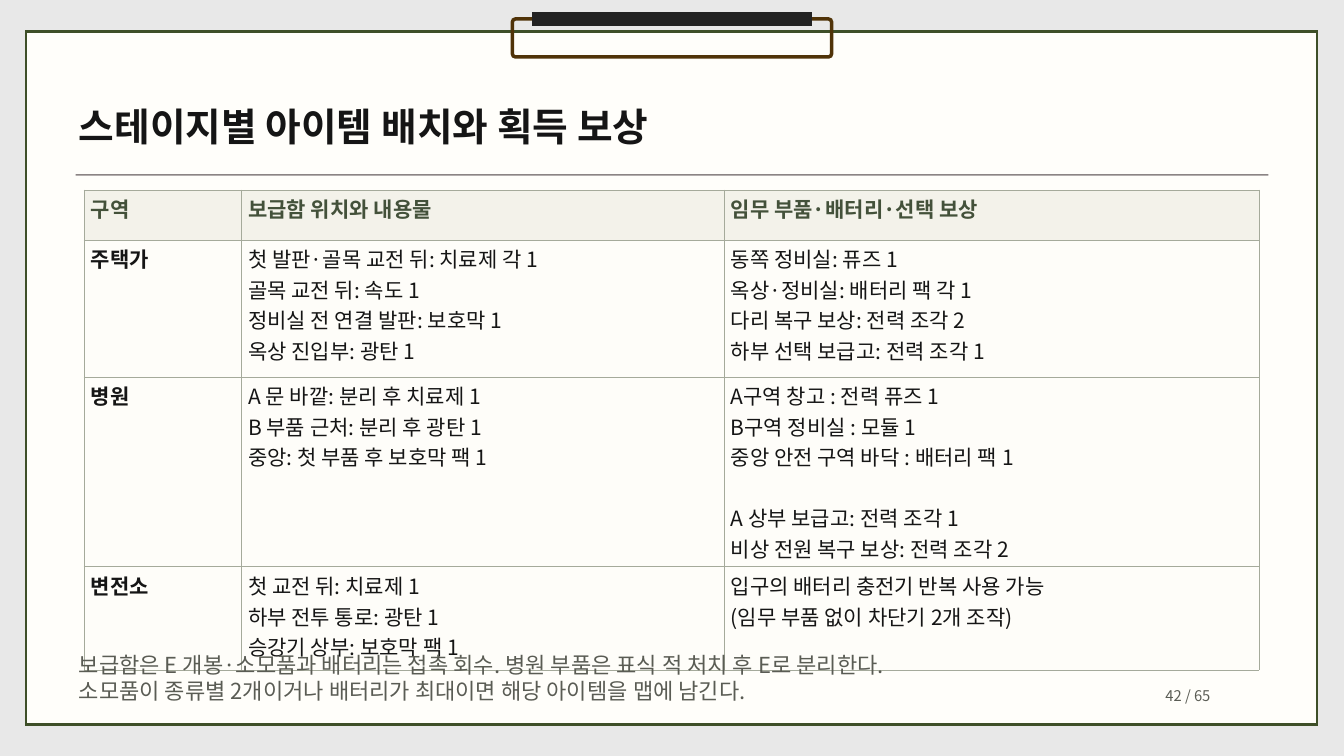
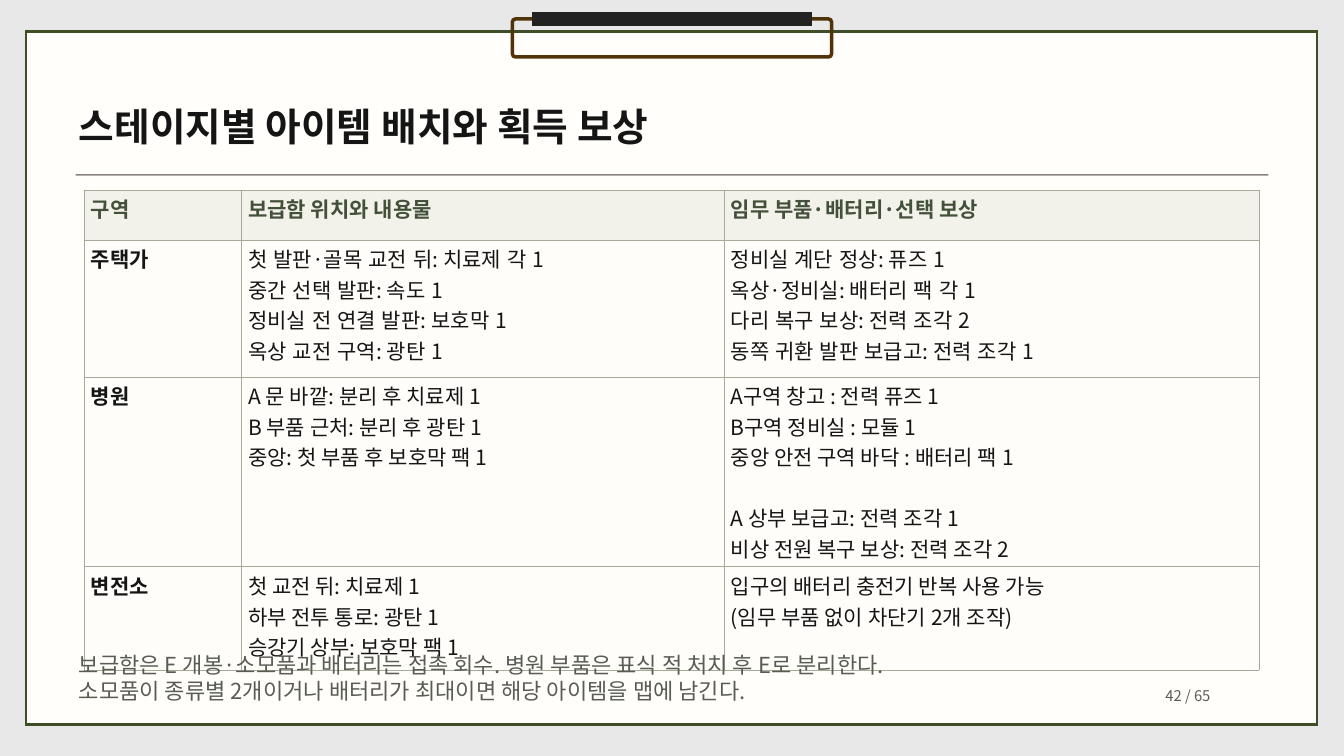
Before and after one commit to dbguswh/2Dgame_project, a slide deck: slide 42 of 2D게임프로그래밍 기획서.pptx. Drawn at 1344x756 pixels with LibreOffice and Linux fonts; fonts in the diff are those of the drawing. Boxes give left, top, right and bottom in pixels: in the first picture for what was removed or moved away, otherwise in the second. Text is boxed around its words. In the diff, an @@ line names an element or a change of style, - is before the commit and + after.

```diff
--- a/2D게임프로그래밍 기획서.pptx
+++ b/2D게임프로그래밍 기획서.pptx
@@ table at (x1=84, y1=190, x2=1259, y2=664) @@
-row 2, column 2: 첫 발판·골목 교전 뒤: 치료제 각 1 / 골목 교전 뒤: 속도 1 / 정비실 전 연결 발판: 보호막 1 / 옥상 진입부: 광탄 1
+row 2, column 2: 첫 발판·골목 교전 뒤: 치료제 각 1 / 중간 선택 발판: 속도 1 / 정비실 전 연결 발판: 보호막 1 / 옥상 교전 구역: 광탄 1
-row 2, column 3: 동쪽 정비실: 퓨즈 1 / 옥상·정비실: 배터리 팩 각 1 / 다리 복구 보상: 전력 조각 2 / 하부 선택 보급고: 전력 조각 1
+row 2, column 3: 정비실 계단 정상: 퓨즈 1 / 옥상·정비실: 배터리 팩 각 1 / 다리 복구 보상: 전력 조각 2 / 동쪽 귀환 발판 보급고: 전력 조각 1
```
Also in this commit, not shown: 20 other slides changed, 1 other file.
